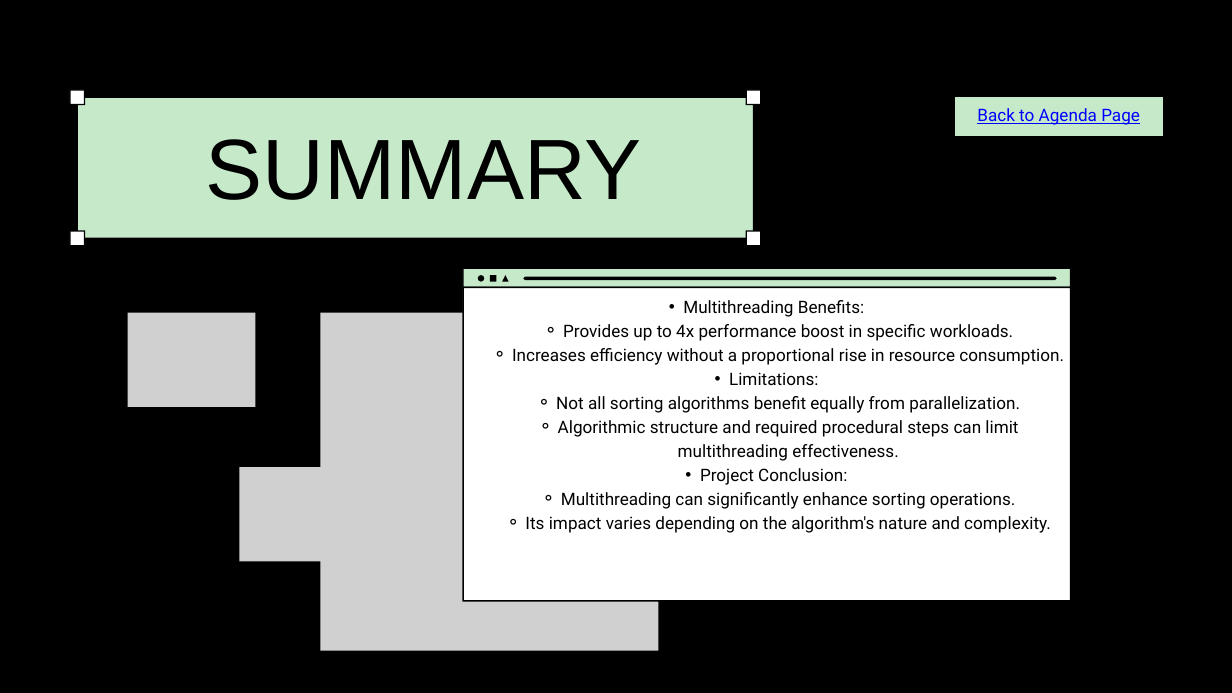
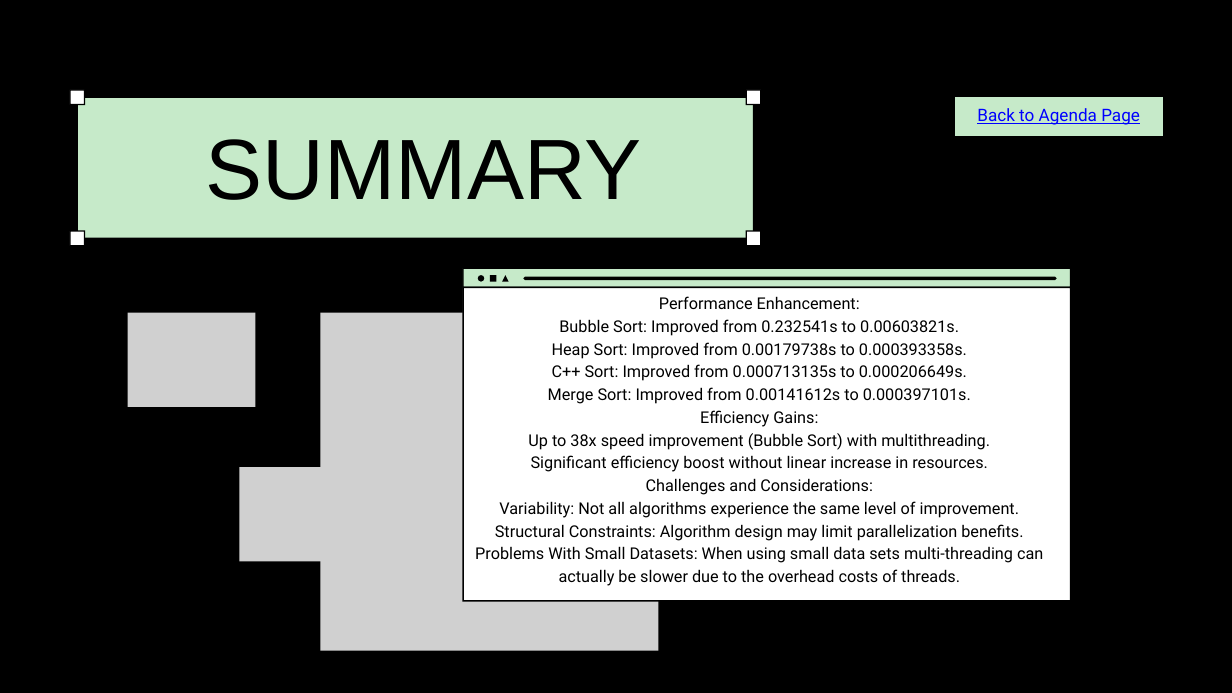
Before and after one commit to fraugho/Multithreaded-Sorting, a slide deck: slide 7 of Multithreaded Sorting Enhancing Performance through Concurrency.pptx. Drawn at 1232x693 pixels with LibreOffice and Linux fonts; fonts in the diff are those of the drawing; grey boxes stand for pictures. Boxes give left, top, right and bottom in pixels: in the first picture for what was removed or moved away, otherwise in the second. Text is boxed around its words. In the diff, an @@ line names an element or a change of style, - is before the commit and + after.

```diff
--- a/Multithreaded Sorting Enhancing Performance through Concurrency.pptx
+++ b/Multithreaded Sorting Enhancing Performance through Concurrency.pptx
@@ text at <box>475,296,1043,586</box>: text changed; size 20 to 19 pt @@
-  • Multithreading Benefits:
-    ⚬ Provides up to 4x performance boost in specific workloads.
-    ⚬ Increases efficiency without a proportional rise in resource consumption.
-  • Limitations:
-    ⚬ Not all sorting algorithms benefit equally from parallelization.
-    ⚬ Algorithmic structure and required procedural steps can limit multithreading effectiveness.
-  • Project Conclusion:
-    ⚬ Multithreading can significantly enhance sorting operations.
-    ⚬ Its impact varies depending on the algorithm's nature and complexity.
+Performance Enhancement:
+Bubble Sort: Improved from 0.232541s to 0.00603821s.
+Heap Sort: Improved from 0.00179738s to 0.000393358s.
+C++ Sort: Improved from 0.000713135s to 0.000206649s.
+Merge Sort: Improved from 0.00141612s to 0.000397101s.
+Efficiency Gains:
+Up to 38x speed improvement (Bubble Sort) with multithreading.
+Significant efficiency boost without linear increase in resources.
+Challenges and Considerations:
+Variability: Not all algorithms experience the same level of improvement.
+Structural Constraints: Algorithm design may limit parallelization benefits.
+Problems With Small Datasets: When using small data sets multi-threading can actually be slower due to the overhead costs of threads.
```
Also in this commit, not shown: 2 other slides changed, 1 slide added, 1 slide removed.
